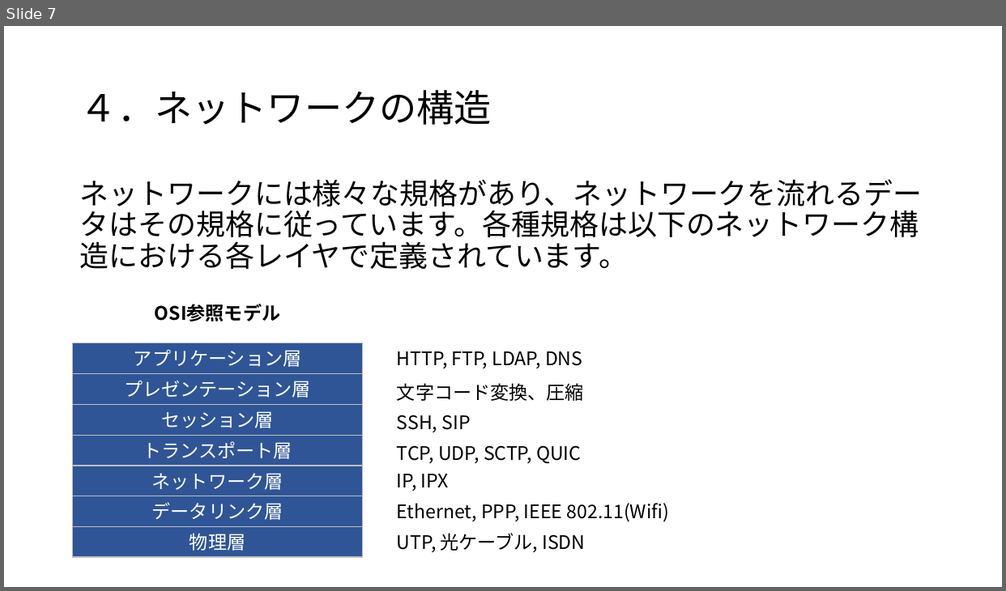
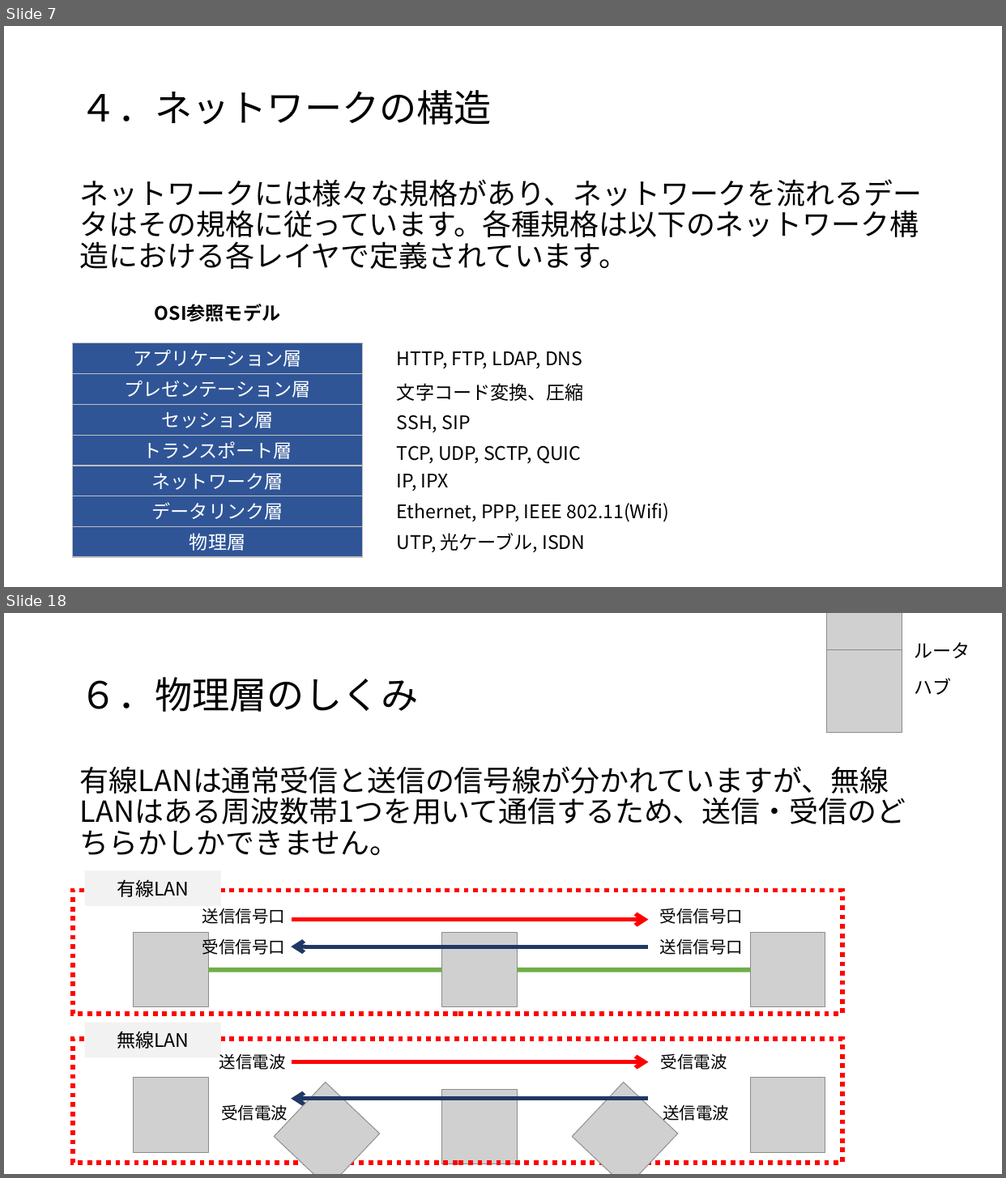
Before and after one commit to satoki-shiro/Sharing, a slide deck: ネットワーク基礎講座（その１）.pptx. Shown one above the other, each under a label of ours: slide 7 before the commit, slides 7 and 18 after it; the slides between them are not shown. The pictures are 1006x591 and 1006x1178 pixels, drawn with LibreOffice and Linux fonts; fonts in the diff are those of the drawing; grey boxes stand for pictures. Boxes give left, top, right and bottom in pixels: in the first picture for what was removed or moved away, otherwise in the second. Text is boxed around its words. In the diff, an @@ line names an element or a change of style, - is before the commit and + after.

```diff
--- a/ネットワーク基礎講座（その１）.pptx
+++ b/ネットワーク基礎講座（その１）.pptx
@@ slide 18 added at (4, 613, 1002, 1174), background #FFFFFF @@
@@ picture added at (827, 613, 901, 696) @@
@@ picture added at (827, 650, 901, 733) @@
@@ text added at (914, 642, 970, 658), 18 pt, text #000000 @@
+ルータ
@@ title added at (80, 677, 419, 712), 36 pt, text #000000 @@
+６．物理層のしくみ
@@ text added at (914, 678, 951, 695), 18 pt, text #000000 @@
+ハブ
@@ text added at (80, 766, 906, 855), 28 pt, text #000000 @@
+有線LANは通常受信と送信の信号線が分かれていますが、無線LANはある周波数帯1つを用いて通信するため、送信・受信のどちらかしかできません。
@@ rectangle added at (85, 871, 221, 906), fill #F2F2F2, 18 pt, text #000000 @@
+有線LAN
@@ rectangle added at (73, 891, 842, 1014), outline #FF0000 4.5 pt dashed @@
@@ text added at (202, 909, 285, 924), 16 pt, text #000000 @@
+送信信号口
@@ arrow added from (292, 920) to (649, 920), #FF0000 4 pt @@
@@ text added at (660, 908, 743, 924), 16 pt, text #000000 @@
+受信信号口
@@ picture added at (134, 933, 208, 1007) @@
@@ text added at (202, 937, 285, 958), 16 pt, text #000000 @@
+受信信号口
@@ arrow added from (649, 947) to (291, 947), #203864 4 pt @@
@@ picture added at (442, 933, 517, 1007) @@
@@ text added at (660, 939, 743, 955), 16 pt, text #000000 @@
+送信信号口
@@ picture added at (750, 933, 825, 1007) @@
@@ line added from (208, 970) to (442, 970), #70AD47 4.5 pt @@
@@ line added from (517, 970) to (750, 970), #70AD47 4.5 pt @@
@@ rectangle added at (85, 1023, 221, 1058), fill #F2F2F2, 18 pt, text #000000 @@
+無線LAN
@@ rectangle added at (73, 1039, 842, 1162), outline #FF0000 4.5 pt dashed @@
@@ text added at (219, 1054, 286, 1070), 16 pt, text #000000 @@
+送信電波
@@ arrow added from (292, 1063) to (649, 1063), #FF0000 4 pt @@
@@ text added at (661, 1054, 727, 1070), 16 pt, text #000000 @@
+受信電波
@@ picture added at (134, 1078, 208, 1152) @@
@@ picture added at (274, 1083, 380, 1174) @@
@@ picture added at (442, 1090, 517, 1165) @@
@@ picture added at (573, 1083, 678, 1174) @@
@@ picture added at (750, 1078, 825, 1152) @@
@@ text added at (221, 1105, 288, 1123), 16 pt, text #000000 @@
+受信電波
@@ arrow added from (649, 1099) to (291, 1099), #203864 4 pt @@
@@ text added at (663, 1105, 729, 1123), 16 pt, text #000000 @@
+送信電波
```
Also in this commit, not shown: 6 slides changed, 20 other slides added, 8 other files.
